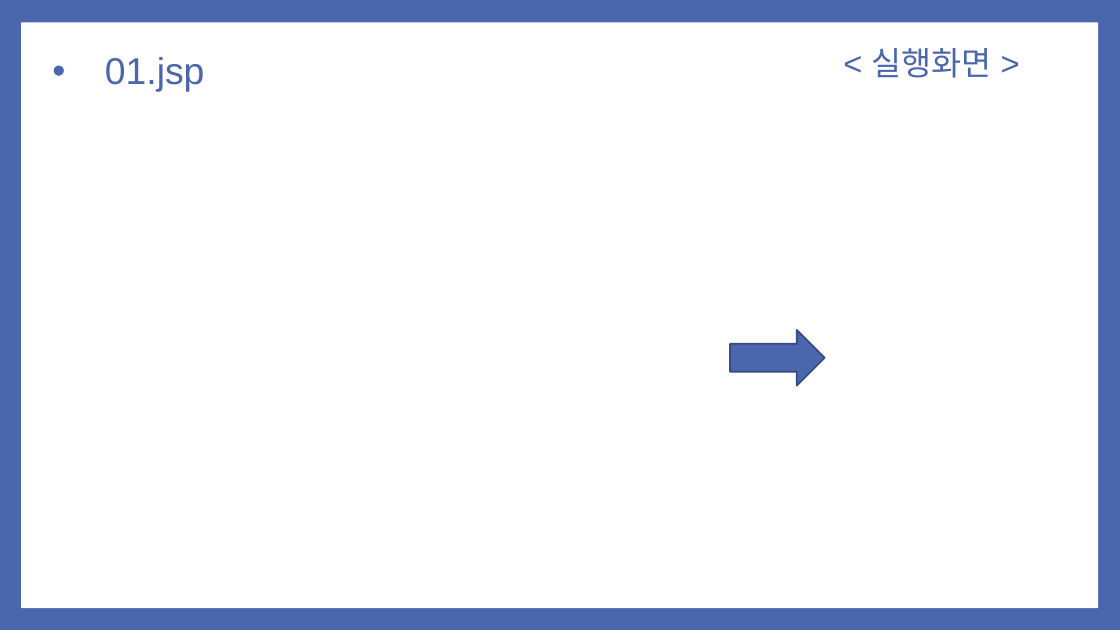
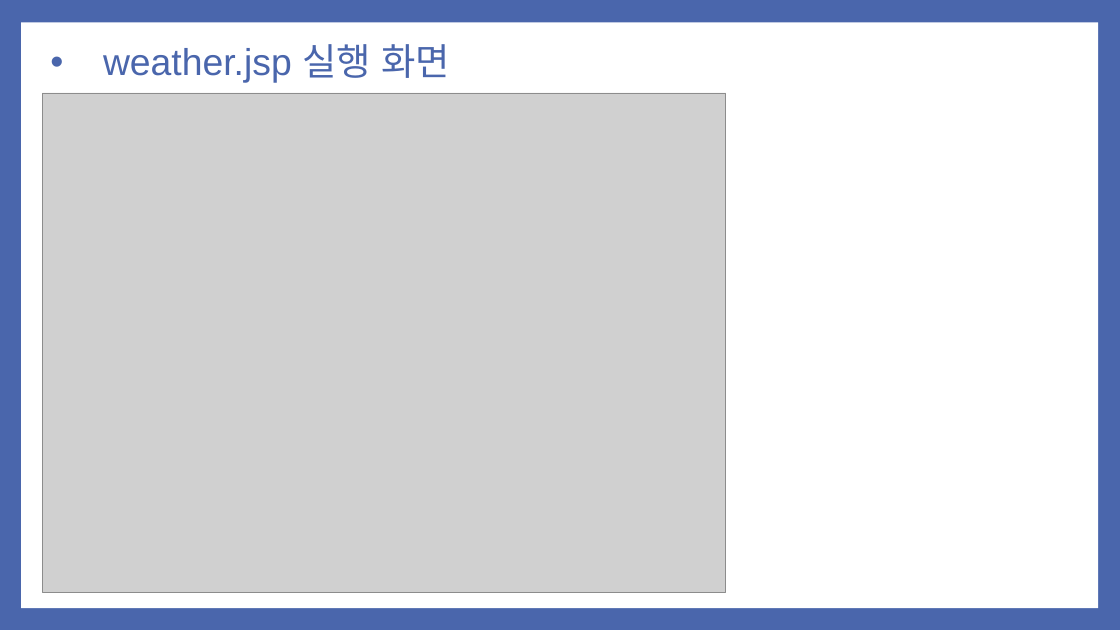
Before and after one commit to noheul1030/KOPO-HTML, a slide deck: slide 7 of 과제PPT/기업업무 6강.pptx (slide 5 before the commit). Drawn at 1120x630 pixels with LibreOffice and Linux fonts; fonts in the diff are those of the drawing; grey boxes stand for pictures. Boxes give left, top, right and bottom in pixels: in the first picture for what was removed or moved away, otherwise in the second. Text is boxed around its words. In the diff, an @@ line names an element or a change of style, - is before the commit and + after.

```diff
--- a/과제PPT/기업업무 6강.pptx
+++ b/과제PPT/기업업무 6강.pptx
@@ text at box(103, 44, 451, 83): text changed; size 28 to 32 pt @@
-< 실행화면 >
+• weather.jsp 실행 화면
@@ title removed at box(105, 57, 205, 92) @@
-• 01.jsp
@@ picture added at box(42, 93, 726, 592) @@
@@ right arrow removed at box(730, 330, 825, 386) @@
```
Also in this commit, not shown: 2 other slides changed, 8 slides added, 5 slides removed.
